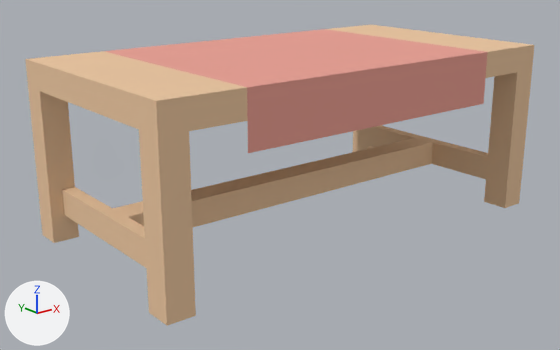
Renders of the glTF model example_game/world/props/table-cloth.prop/model.glb from each side of a commit.
The view is the same before and after, from a camera (50 mm lens) standing at (-1.834, -2.204, 1.053) and looking at (-0.069, 0.001, 0.171). The axes (+X, +Y, +Z) are drawn at lower left. The lights are the same throughout. The picture after the commit comes second. Vertices at exactly the same position are counted once.

Script lines for the objects in view, before the commit:
```python
me_model = bpy.data.meshes.new('model')
me_model.from_pydata(...)  # 68 vertices, 130 faces; spans x -0.84..0.84, y -0.45..0.45, z -0.02..0.63
me_model.materials.append(mat_style)
ob_model = bpy.data.objects.new('model', me_model)
ob_model.location = (0.0, 0.0, 0.0)
```
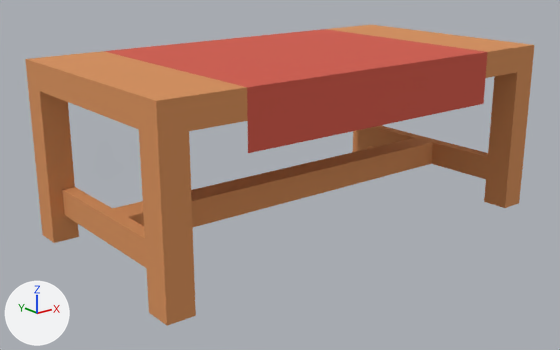
Changed parts and their boxes [x1, y1, x2, y2] in the pictures (560 x 350 px):
```json
{"part": 1, "of": "me_model", "change": "recoloured", "before": [25, 25, 534, 326], "after": [25, 25, 534, 326], "on screen": "beige to orange"}
```

Scene script edits in JSON lines:
```json
{"block": "me_model", "where": "me_model.from_pydata(...)  # 68 vertices, 130 faces; spans x -0.84..0.84, y -0.45..0.45, z -0.02..0.63"}
{"block": "me_model", "where": "# used by ob_model"}
{"block": "me_model", "change": "me_model part 1: 130 faces centred in x -0.84..0.84, y -0.45..0.45, z -0.02..0.63 are repainted in the vertex colours; the middle colour goes from beige #edc7a0 to orange #d9915a"}
```
